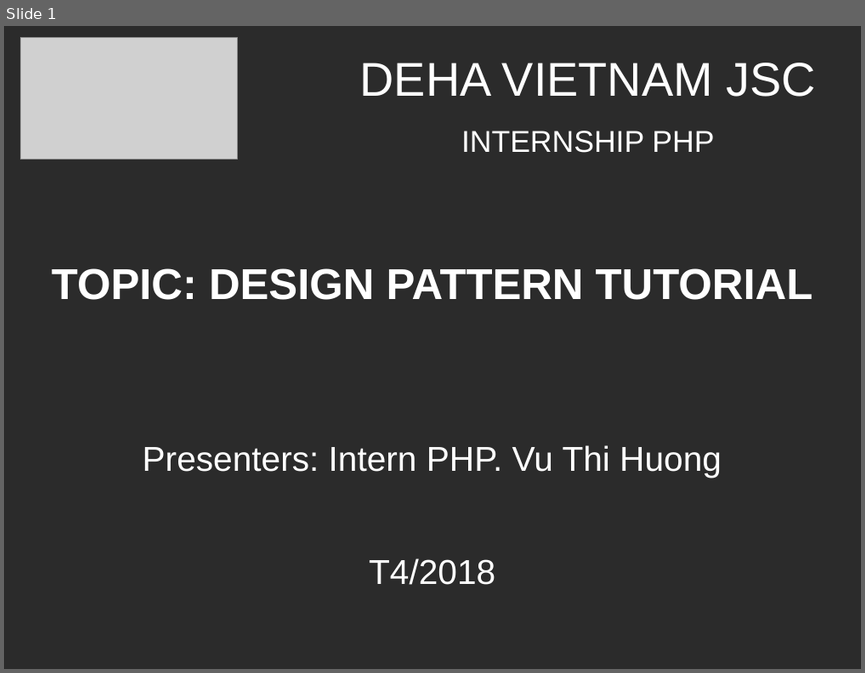
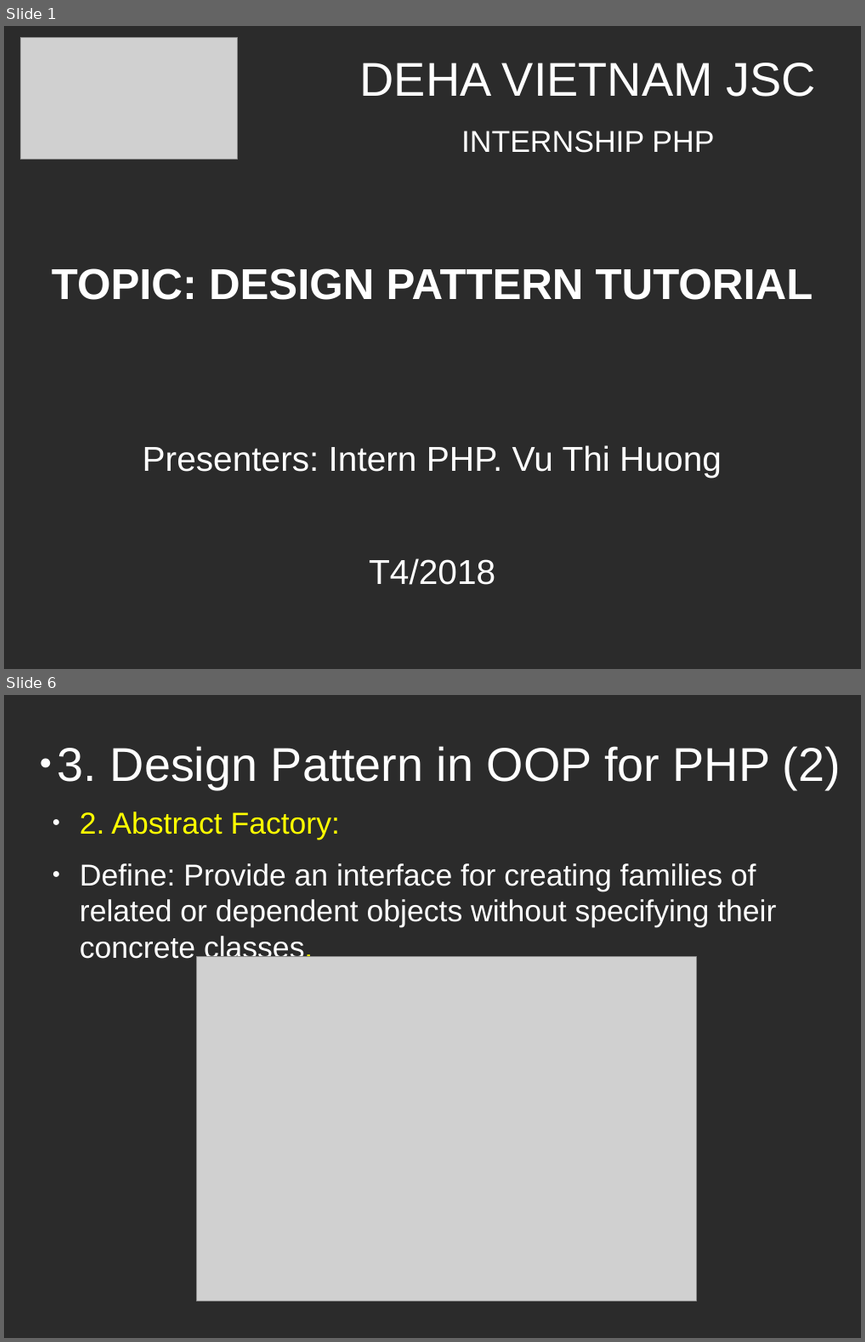
Before and after one commit to huongvt789/design-parttern, a slide deck: design-pattern.odp. Shown one above the other, each under a label of ours: slide 1 before the commit, slides 1 and 6 after it; the slides between them are not shown. The pictures are 865x673 and 865x1342 pixels, drawn with LibreOffice and Linux fonts; fonts in the diff are those of the drawing; grey boxes stand for pictures; background and template pictures are left out; a plain dark background stands for a picture behind light text. Boxes give left, top, right and bottom in pixels: in the first picture for what was removed or moved away, otherwise in the second. Text is boxed around its words. In the diff, an @@ line names an element or a change of style, - is before the commit and + after.

```diff
--- a/design-pattern.odp
+++ b/design-pattern.odp
@@ slide 6 added at (x1=4, y1=695, x2=861, y2=1338), background picture (left out) @@
@@ title added at (x1=58, y1=746, x2=840, y2=789), 43.9 pt, text #FFFFFF @@
+● 3. Design Pattern in OOP for PHP (2)
@@ text added at (x1=80, y1=811, x2=776, y2=964), 28 pt, text #FFFFFF @@
+● 2. Abstract Factory:
+● Define: Provide an interface for creating families of related or dependent objects without specifying their concrete classes.
@@ picture added at (x1=197, y1=956, x2=696, y2=1301) @@
```
Also in this commit, not shown: 4 slides changed, 10 other slides added, 1 other file.
